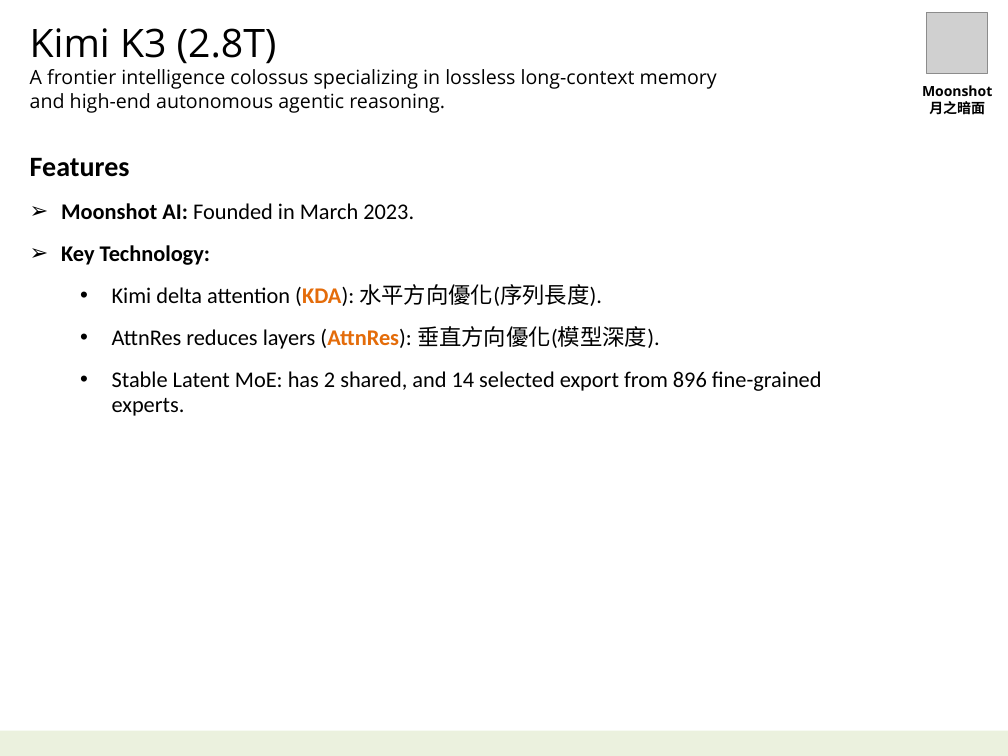
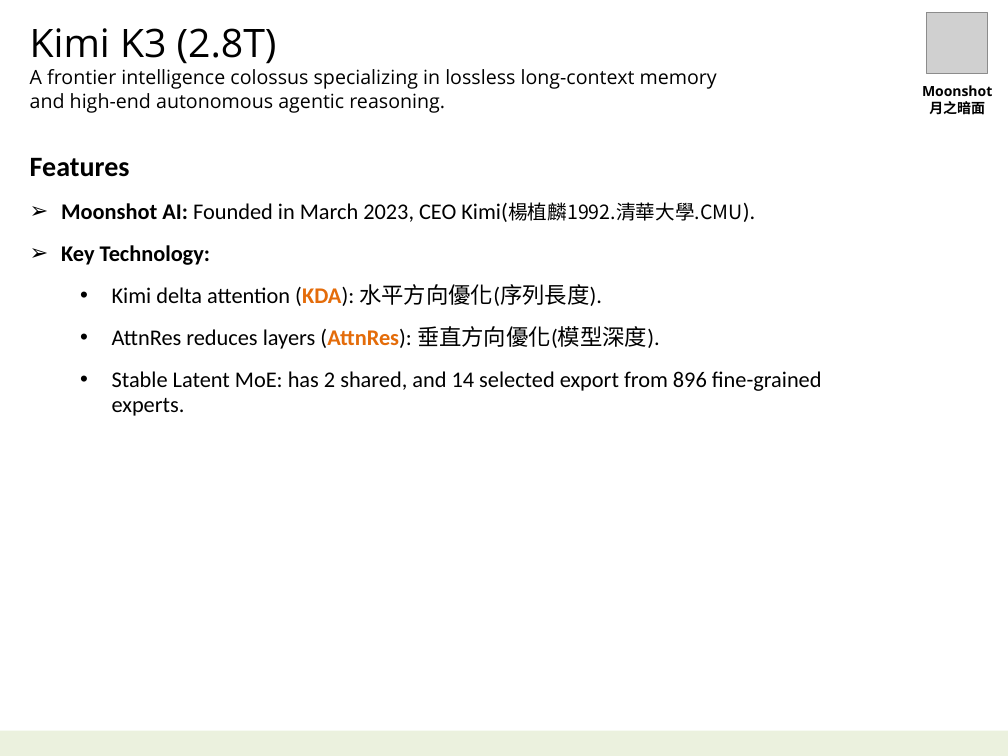
Before and after one commit to navibator/crazy-ai, a slide deck: slide 24 of ai-seepseek.pptx (slide 17 before the commit). Drawn at 1008x756 pixels with LibreOffice and Linux fonts; fonts in the diff are those of the drawing; grey boxes stand for pictures. Boxes give left, top, right and bottom in pixels: in the first picture for what was removed or moved away, otherwise in the second. Text is boxed around its words. In the diff, an @@ line names an element or a change of style, - is before the commit and + after.

Commit message:
kimi k3

```diff
--- a/ai-seepseek.pptx
+++ b/ai-seepseek.pptx
@@ text at (61,202,743,222): text changed @@
-➢ Moonshot AI: Founded in March 2023.
+➢ Moonshot AI: Founded in March 2023, CEO Kimi(楊植麟1992.清華大學.CMU).
```
Also in this commit, not shown: 2 other slides changed, 7 slides added, 6 slides removed, 2 other files.
